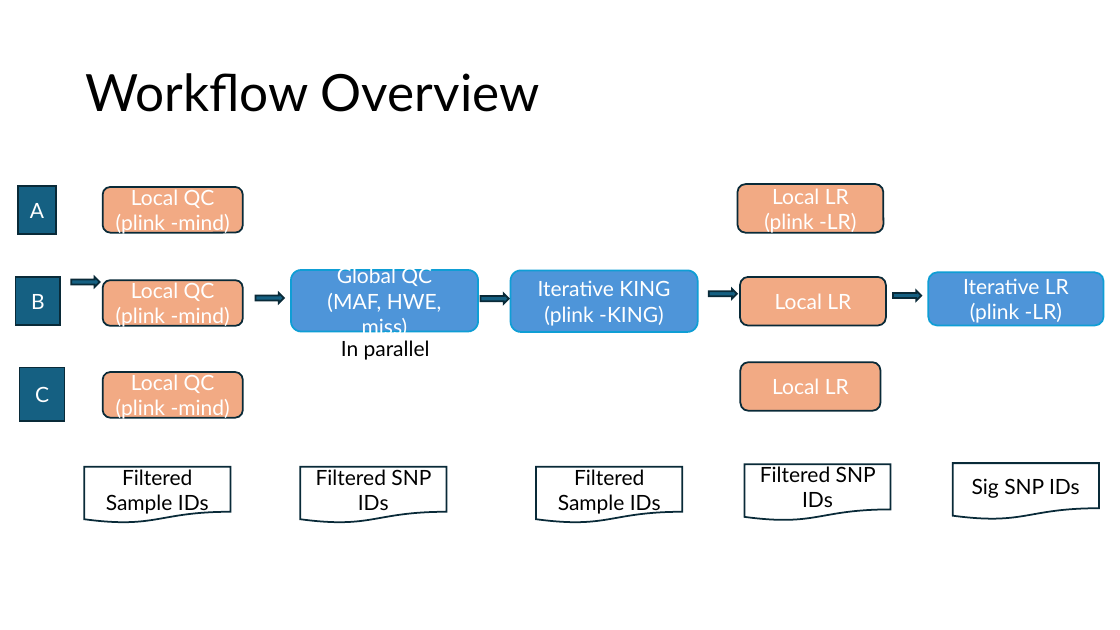
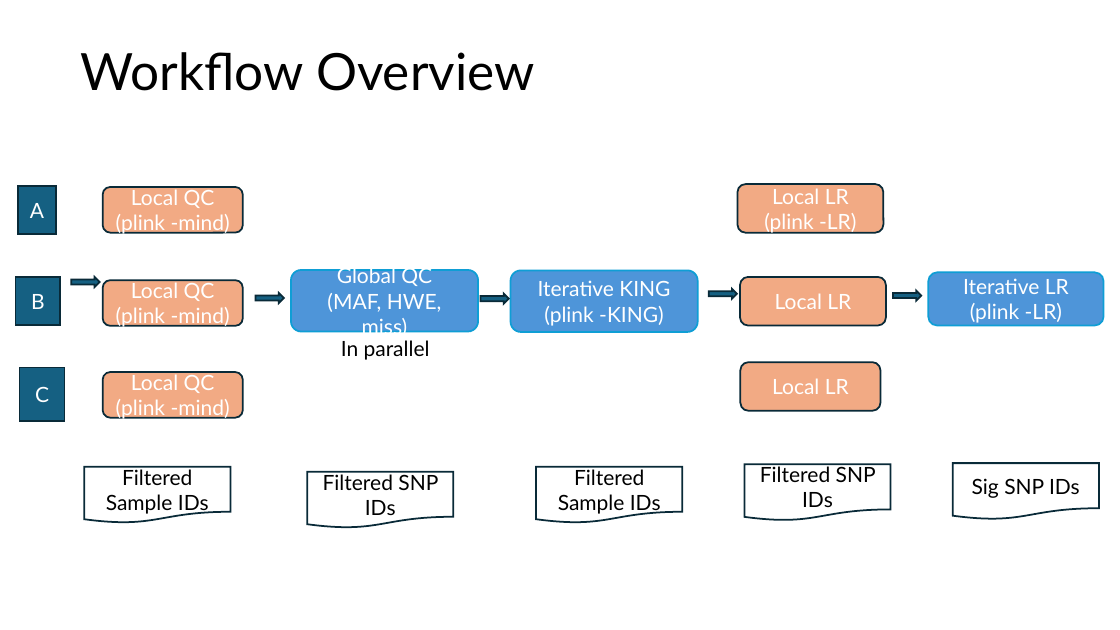
Before and after one commit to idsla/Fed-GWAS, a slide deck: slide 4 of pipeline/0321.pptx. Drawn at 1120x630 pixels with LibreOffice and Linux fonts; fonts in the diff are those of the drawing. Boxes give left, top, right and bottom in pixels: in the first picture for what was removed or moved away, otherwise in the second. Text is boxed around its words. In the diff, an @@ line names an element or a change of style, - is before the commit and + after.

```diff
--- a/pipeline/0321.pptx
+++ b/pipeline/0321.pptx
@@ title "Workflow Overview": place and size @@
-title "Workflow Overview" at box(85, 73, 540, 112)
+title "Workflow Overview" at box(81, 52, 535, 91)
@@ flow chart document "Filtered SNP IDs": place and size @@
-flow chart document "Filtered SNP IDs" at box(300, 467, 446, 523)
+flow chart document "Filtered SNP IDs" at box(308, 472, 454, 528)
```
Also in this commit, not shown: 2 other slides changed, 4 slides added.
